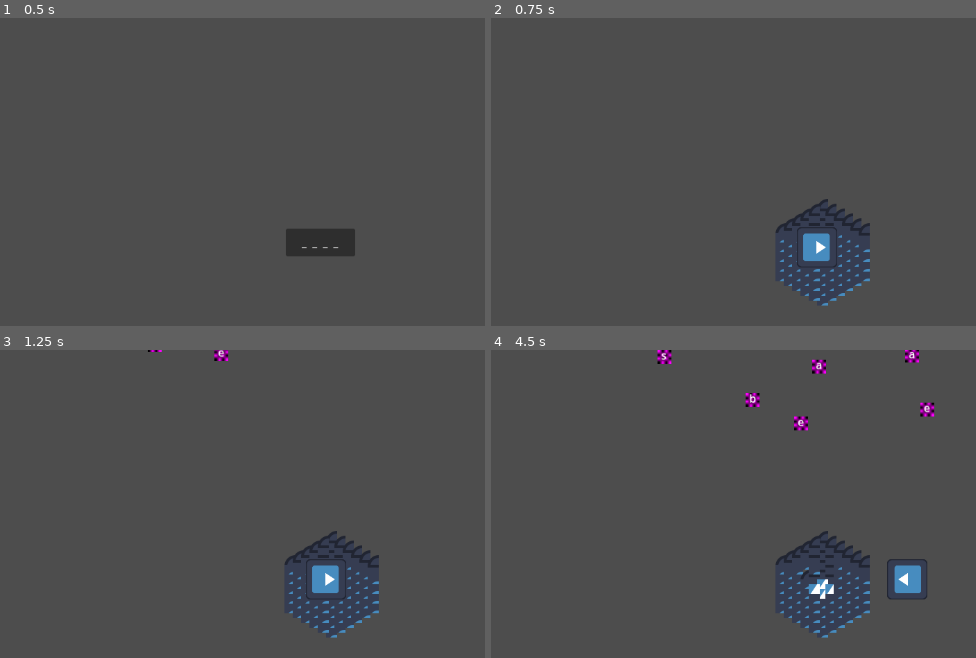
Above: before the commit, frames 1-4 (two rows, left to right).
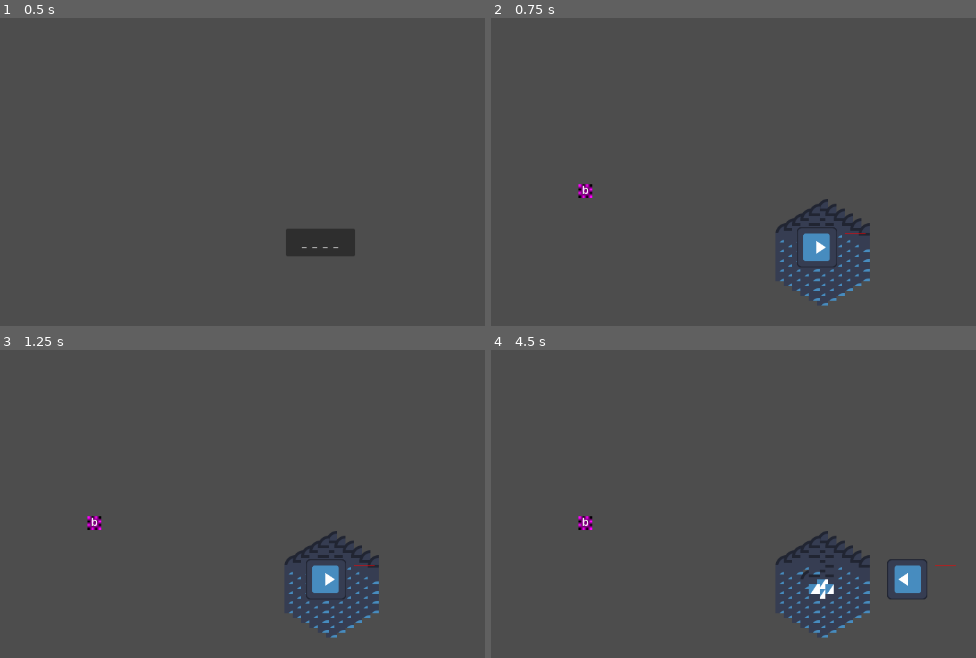
Above: after the commit, the same moments.

Repository: MagnusLucas/SpaceJam2025
Game: Godot game, scene res://UI/main_menu.tscn
Two runs of this game, one before a commit and one after it. Both use one fixed random seed, a clock stepped at 60 frames per second and the inputs below. The engine's default icon, where the game draws it, is replaced by a stand-in: a white triangle on a blue panel in a dark square.
Inputs:
- Up to frame 1 (0.5 s): no input
- Up to frame 2 (0.75 s): click "_ _ _ _" at 0.5 s
- Up to frame 3 (1.25 s): no input
- Up to frame 4 (4.5 s): tap Enter at 1.25 s; hold D (move_right) 1.28-2.03 s; tap Space (catch_letter) at 1.35, 2.1, 3.05, 3.6, 4.35 s; hold S (move_down) 2.03-2.78 s; hold D (move_right) 2.78-3.53 s; tap Q (clear_word) at 2.85 s; hold W (move_up) 3.53-4.28 s; hold A (move_left) from 4.28 s (still down)

Frame 1 is identical in both runs. In frame 2, 0.1% of the frame differs, in the area x 17-78%, y 53-71%; in frame 3, 0.3%; in frame 4, 1.0%, in the area x 17-96%, y 0-71%.

Commit message:
Cooldown

Diff:
--- a/Game/Enemy/Enemy.gd
+++ b/Game/Enemy/Enemy.gd
@@ -12,6 +12,7 @@
 #direction to destination, basically the angle to the base
 var dir_to_des : Vector2
 func _ready() -> void:
+	$Marker2D.position = get_node("/root/Game/Control").position
 	$Label.text = letter
 	position = start_pos
 	destination = $Marker2D.position
--- a/Game/Map/Map.gd
+++ b/Game/Map/Map.gd
@@ -21,7 +21,7 @@
 	player = Player.new_player()
 	add_child(player)
 	add_child(Terrain.new_terrain("abcdefghijklmnoprstqwxyz", Terrain.EffectType.STOP))
-	#Waves.wave0()
+	Waves.wave0()
 	while get_tree().get_node_count_in_group("Enemy") != 0:
 		await get_tree().create_timer(0.2).timeout
 	Waves.wave1()
--- a/Game/Player/Player.gd
+++ b/Game/Player/Player.gd
@@ -17,16 +17,19 @@
 	return closest_enemy
 
 func try_to_catch_letter() -> String:
-	var letters_near_me : Array[Node2D] = $Area2D.get_overlapping_bodies()
-	for letter in letters_near_me:
-		if letter is not Enemy:
-			letters_near_me.erase(letter)
-	if letters_near_me.is_empty():
-		return ""
-	var enemy = get_closest_enemy(letters_near_me)
-	var letter = enemy.letter
-	enemy.queue_free()
-	return letter
+	if $Node2D/Timer.is_stopped():
+		var letters_near_me : Array[Node2D] = $Area2D.get_overlapping_bodies()
+		for letter in letters_near_me:
+			if letter is not Enemy:
+				letters_near_me.erase(letter)
+		if letters_near_me.is_empty():
+			return ""
+		var enemy = get_closest_enemy(letters_near_me)
+		var letter = enemy.letter
+		enemy.queue_free()
+		$Node2D/Timer.start()
+		return letter
+	return ""
 
 func _process(delta: float) -> void:
 	var move_direction : Vector2 = Vector2(0,0)
@@ -50,3 +53,7 @@
 		var map = get_parent()
 		if map.is_close_to_base(position):
 			get_node("/root/Game/Word").clear()
+
+	$Node2D/TextureProgressBar.value = $Node2D/Timer.time_left/$Node2D/Timer.wait_time*100
+	print($Node2D/TextureProgressBar.value)
+	$Node2D/TextureProgressBar.global_position = global_position + Vector2(40, -20)
--- a/Game/Player/player.tscn
+++ b/Game/Player/player.tscn
@@ -7,6 +7,20 @@
 
 [sub_resource type="CircleShape2D" id="CircleShape2D_letr6"]
 radius = 40.0
+
+[sub_resource type="Gradient" id="Gradient_s3asc"]
+colors = PackedColorArray(1, 0, 0, 1, 1, 0, 0, 1)
+
+[sub_resource type="GradientTexture1D" id="GradientTexture1D_letr6"]
+gradient = SubResource("Gradient_s3asc")
+width = 30
+
+[sub_resource type="Gradient" id="Gradient_vytja"]
+colors = PackedColorArray(1, 1, 1, 1, 1, 1, 1, 1)
+
+[sub_resource type="GradientTexture1D" id="GradientTexture1D_segth"]
+gradient = SubResource("Gradient_vytja")
+width = 30
 
 [node name="Player" type="CharacterBody2D"]
 script = ExtResource("1_s3asc")
@@ -23,3 +37,18 @@
 
 [node name="CollisionShape2D" type="CollisionShape2D" parent="Area2D"]
 shape = SubResource("CircleShape2D_letr6")
+
+[node name="Node2D" type="Node2D" parent="."]
+
+[node name="TextureProgressBar" type="TextureProgressBar" parent="Node2D"]
+top_level = true
+offset_left = 46.0
+offset_top = -92.0
+offset_right = 76.0
+offset_bottom = -85.0
+texture_under = SubResource("GradientTexture1D_letr6")
+texture_progress = SubResource("GradientTexture1D_segth")
+
+[node name="Timer" type="Timer" parent="Node2D"]
+wait_time = 3.0
+one_shot = true
--- a/Game/Waves.gd
+++ b/Game/Waves.gd
@@ -50,7 +50,6 @@
 	var rand_let = ['b','a','s','e']
 	first_drop(rand_let,Vector2i(50,-20),Vector2i(1100,-10),2)
 	for i in range(20):
-		print(rand_let)
 		add_child(Enemy.new_enemy(rand_let.pick_random(),Vector2i(50,-20),Vector2i(1100,-10),50))
 		await get_tree().create_timer(1).timeout
 
Not shown: 1 places in Game/Player/player.tscn that only renumber resources
